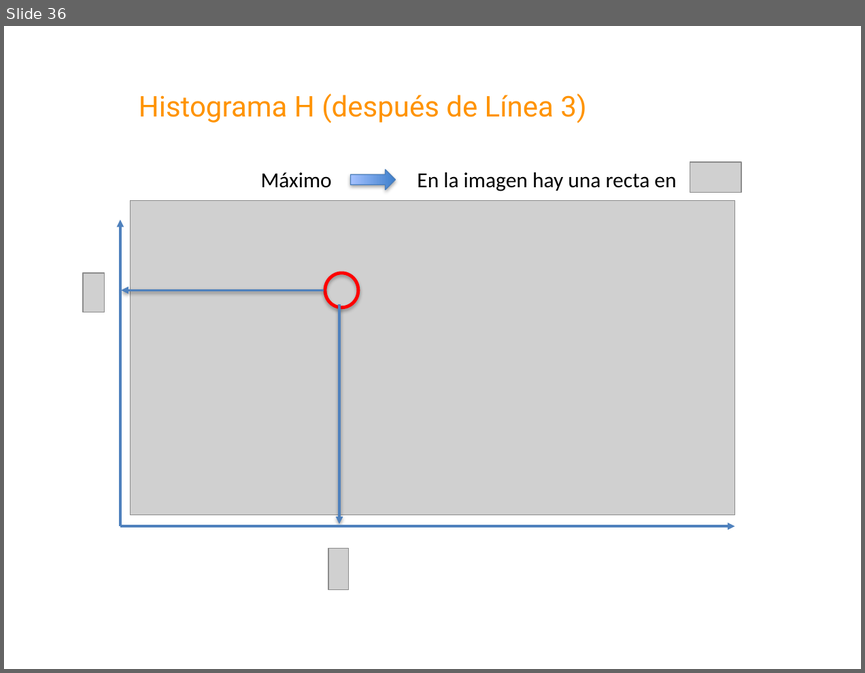
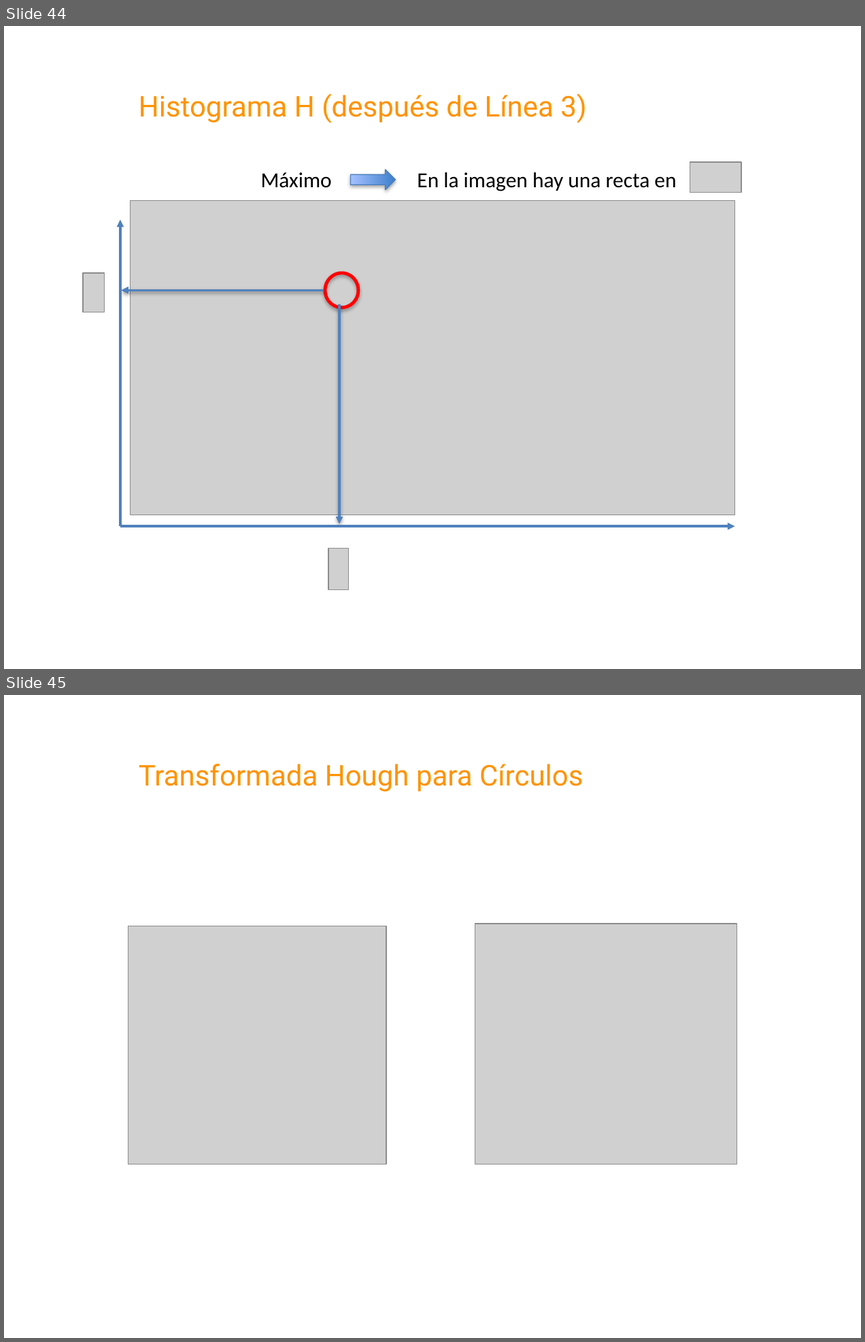
Before and after one commit to domingomery/imagenes, a slide deck: clases/Cap08_Segmentacion/presentations/IMG08_Hough.pptx. Shown one above the other, each under a label of ours: slide 36 before the commit, slides 44 and 45 after it. The pictures are 865x673 and 865x1342 pixels, drawn with LibreOffice and Linux fonts; fonts in the diff are those of the drawing; grey boxes stand for pictures; background and template pictures are left out. Boxes give left, top, right and bottom in pixels: in the first picture for what was removed or moved away, otherwise in the second. Text is boxed around its words. In the diff, an @@ line names an element or a change of style, - is before the commit and + after.

```diff
--- a/clases/Cap08_Segmentacion/presentations/IMG08_Hough.pptx
+++ b/clases/Cap08_Segmentacion/presentations/IMG08_Hough.pptx
@@ slide 45 added at [4, 695, 861, 1338], background #FFFFFF @@
@@ text added at [139, 764, 583, 792], 24 pt, text #FF9300 @@
+Transformada Hough para Círculos
@@ picture added at [128, 926, 386, 1164] @@
@@ picture added at [475, 923, 738, 1164] @@
@@ what was slide 36 is now slide 44 @@
```
Also in this commit, not shown: 9 other slides added, 11 other files.
